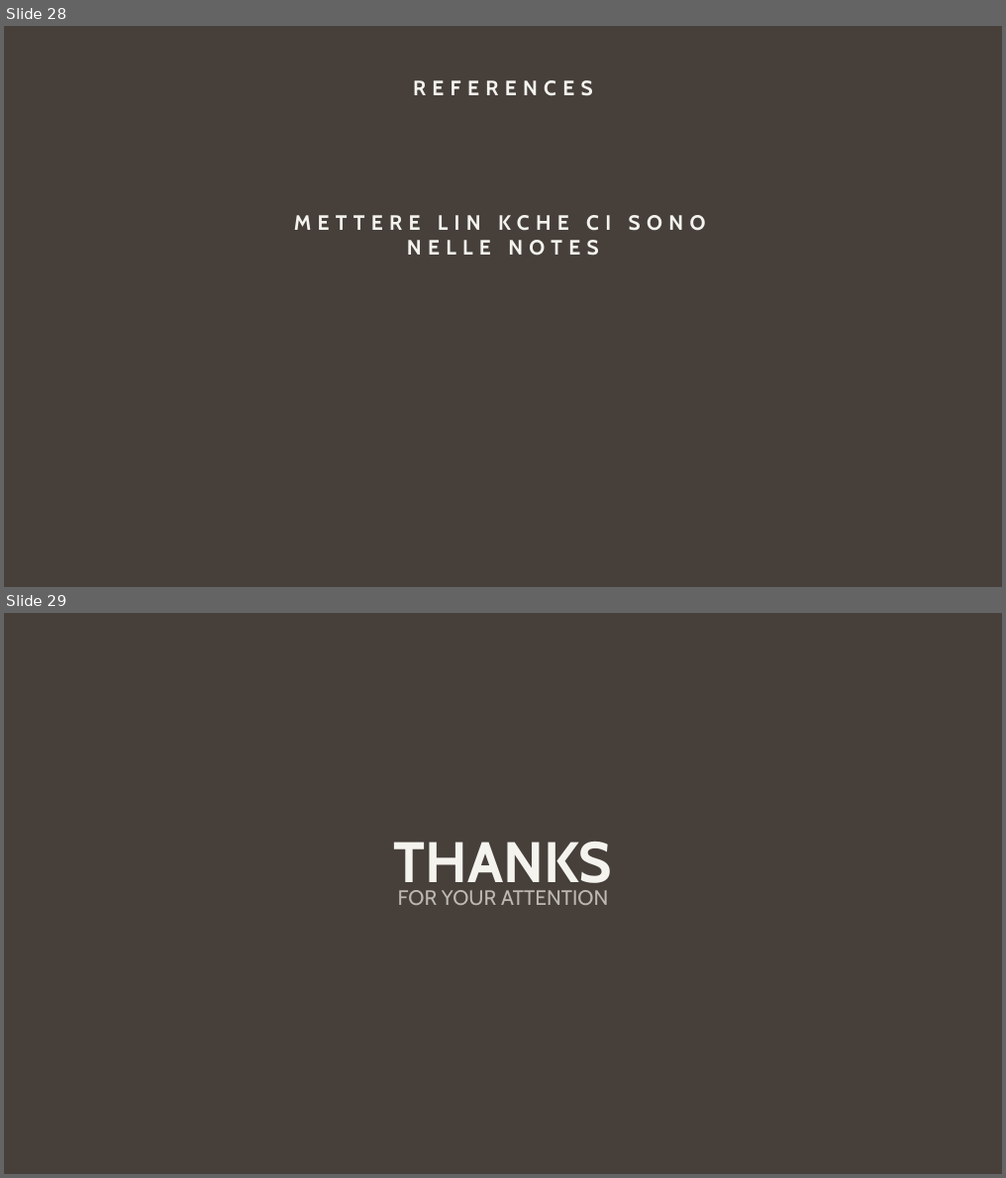
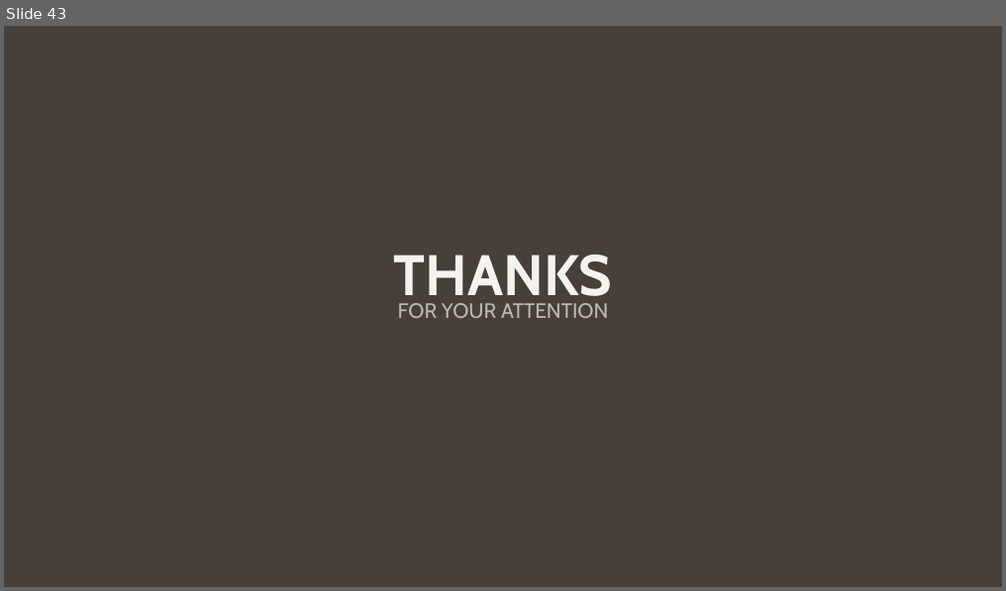
Before and after one commit to giovanniligato/E91-Protocol, a slide deck: Slides/E91 Protocol.pptx. Shown one above the other, each under a label of ours: slides 28 and 29 before the commit, slide 43 after it. The pictures are 1006x1178 and 1006x591 pixels, drawn with LibreOffice and Linux fonts; fonts in the diff are those of the drawing. Boxes give left, top, right and bottom in pixels: in the first picture for what was removed or moved away, otherwise in the second. Text is boxed around its words. In the diff, an @@ line names an element or a change of style, - is before the commit and + after.

```diff
--- a/Slides/E91 Protocol.pptx
+++ b/Slides/E91 Protocol.pptx
@@ slide 28 removed at [4,26,1002,587], background #463F3A @@
@@ text removed at [413,80,593,96] @@
-REFERENCES
@@ text removed at [294,215,706,256] @@
-METTERE LIN KCHE CI SONO NELLE NOTES
@@ what was slide 29 is now slide 43 @@
```
Also in this commit, not shown: 7 slides changed, 20 slides added, 5 other slides removed.
